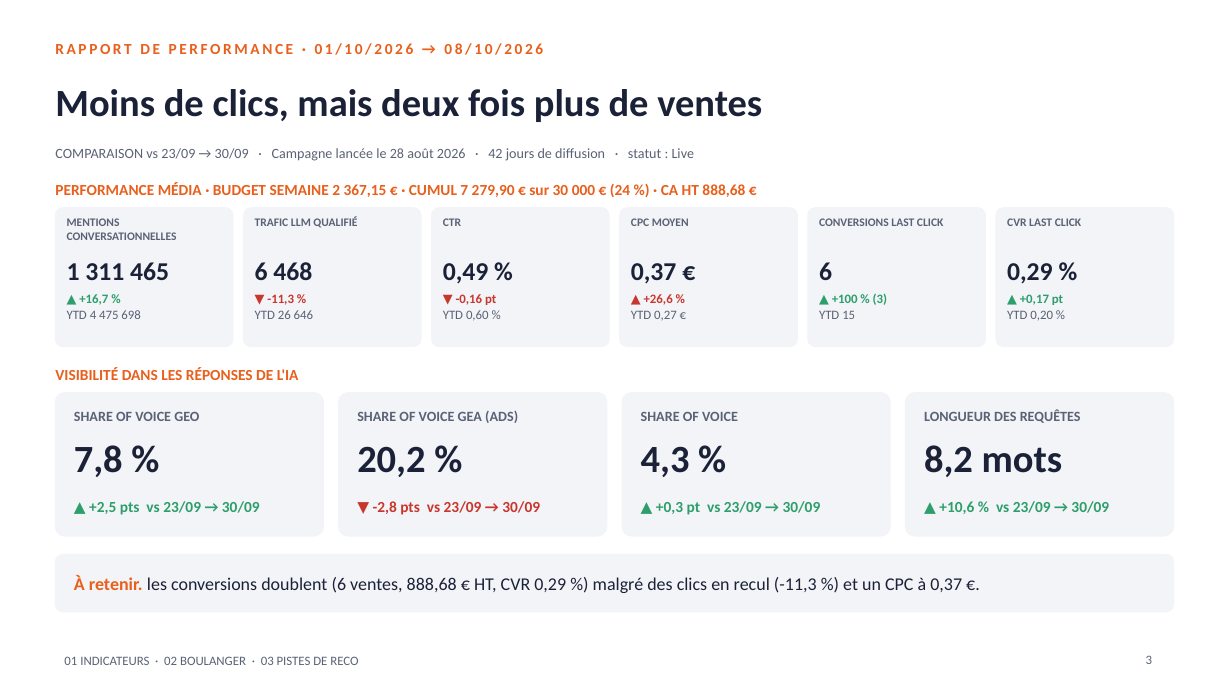
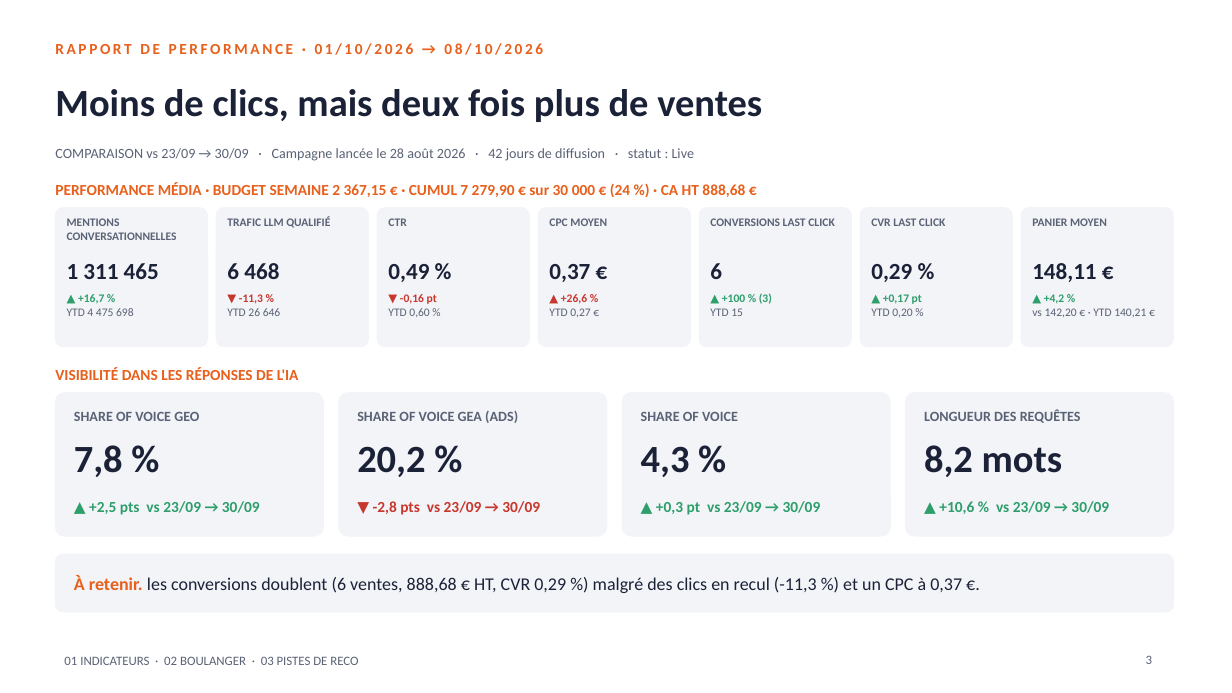
Before and after one commit to stephanemonmarson-creator/Lemrock, a slide deck: slide 3 of rapports/In progress_20261009_Rapport_Boulanger_Hebdo_01.10-08.10 v2.pptx. Drawn at 1232x693 pixels with LibreOffice and Linux fonts; fonts in the diff are those of the drawing. Boxes give left, top, right and bottom in pixels: in the first picture for what was removed or moved away, otherwise in the second. Text is boxed around its words. In the diff, an @@ line names an element or a change of style, - is before the commit and + after.

```diff
--- a/rapports/In progress_20261009_Rapport_Boulanger_Hebdo_01.10-08.10 v2.pptx
+++ b/rapports/In progress_20261009_Rapport_Boulanger_Hebdo_01.10-08.10 v2.pptx
@@ rounded rectangle: place and size @@
-rounded rectangle at (55, 208, 233, 347)
+rounded rectangle at (55, 208, 208, 347)
@@ rounded rectangle: place and size @@
-rounded rectangle at (244, 208, 421, 347)
+rounded rectangle at (216, 208, 369, 347)
@@ rounded rectangle: place and size @@
-rounded rectangle at (432, 208, 609, 347)
+rounded rectangle at (377, 208, 530, 347)
@@ rounded rectangle added at (539, 208, 691, 347), fill #F2F4F8, outline #F2F4F8 1 pt @@
@@ rounded rectangle: place and size @@
-rounded rectangle at (620, 208, 798, 347)
+rounded rectangle at (700, 208, 852, 347)
@@ rounded rectangle: place and size @@
-rounded rectangle at (808, 208, 985, 347)
+rounded rectangle at (860, 208, 1013, 347)
@@ rounded rectangle: place and size @@
-rounded rectangle at (996, 208, 1174, 347)
+rounded rectangle at (1021, 208, 1174, 347)
@@ text "TRAFIC LLM QUALIFIÉ": place and size @@
-text "TRAFIC LLM QUALIFIÉ" at (255, 217, 357, 228)
+text "TRAFIC LLM QUALIFIÉ" at (227, 217, 330, 228)
@@ text "CTR": place and size @@
-text "CTR" at (443, 218, 461, 226)
+text "CTR" at (388, 218, 406, 226)
@@ text "CPC MOYEN": place and size @@
-text "CPC MOYEN" at (631, 218, 689, 226)
+text "CPC MOYEN" at (549, 218, 607, 226)
@@ text "CONVERSIONS LAST CLICK": place and size @@
-text "CONVERSIONS LAST CLICK" at (819, 218, 944, 226)
+text "CONVERSIONS LAST CLICK" at (710, 218, 835, 226)
@@ text "CVR LAST CLICK": place and size @@
-text "CVR LAST CLICK" at (1007, 218, 1082, 226)
+text "CVR LAST CLICK" at (871, 218, 946, 226)
@@ text added at (1032, 218, 1107, 226), 9 pt, text #5A6275, bold @@
+PANIER MOYEN
@@ text "6 468": place and size @@
-text "6 468" at (255, 262, 312, 280)
+text "6 468" at (227, 263, 279, 279)
@@ text "0,49 %": place and size @@
-text "0,49 %" at (443, 263, 489, 284)
+text "0,49 %" at (388, 264, 429, 282)
@@ text "0,37 €": place and size @@
-text "0,37 €" at (631, 263, 677, 284)
+text "0,37 €" at (549, 264, 590, 282)
@@ text "6": place and size @@
-text "6" at (819, 262, 832, 280)
+text "6" at (710, 263, 722, 279)
@@ size 20 to 18 pt in 6 elements at (67, 263, 159, 279), (227, 263, 279, 279), (388, 264, 429, 282), (549, 264, 590, 282), (710, 263, 722, 279), (871, 264, 912, 282) @@
@@ text "0,29 %": place and size @@
-text "0,29 %" at (1007, 263, 1053, 284)
+text "0,29 %" at (871, 264, 912, 282)
@@ text added at (1032, 263, 1096, 282), 18 pt, text #1B2238, bold @@
+148,11 €
@@ text "▼ -11,3 %": place and size @@
-text "▼ -11,3 %" at (255, 294, 313, 319)
+text "▼ -11,3 %" at (227, 294, 281, 316)
@@ text "▼ -0,16 pt": place and size @@
-text "▼ -0,16 pt" at (443, 294, 496, 321)
+text "▼ -0,16 pt" at (388, 294, 437, 317)
@@ text "▲ +26,6 %": place and size @@
-text "▲ +26,6 %" at (631, 294, 677, 320)
+text "▲ +26,6 %" at (549, 294, 590, 317)
@@ text "▲ +100 % (3)": place and size @@
-text "▲ +100 % (3)" at (819, 293, 887, 319)
+text "▲ +100 % (3)" at (710, 293, 772, 316)
@@ size 10 to 9 pt in 6 elements at (67, 294, 134, 316), (227, 294, 281, 316), (388, 294, 437, 317), (549, 294, 590, 317), (710, 293, 772, 316), (871, 294, 922, 317) @@
@@ text "▲ +0,17 pt": place and size @@
-text "▲ +0,17 pt" at (1007, 294, 1063, 320)
+text "▲ +0,17 pt" at (871, 294, 922, 317)
@@ text added at (1032, 294, 1146, 317), 9 pt, text #5A6275 @@
+▲ +4,2 %
+vs 142,20 € · YTD 140,21 €
```
Also in this commit, not shown: 1 other file.
